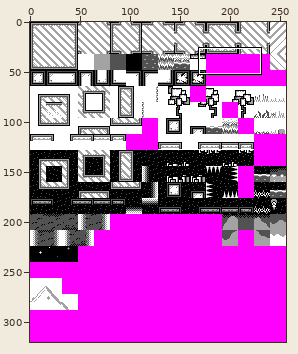
Two versions of one sprite sheet, src/data/blocks.def.png. The first picture is a wide view before the edit; the outline marks the close-up.
Close-up. Before the commit:
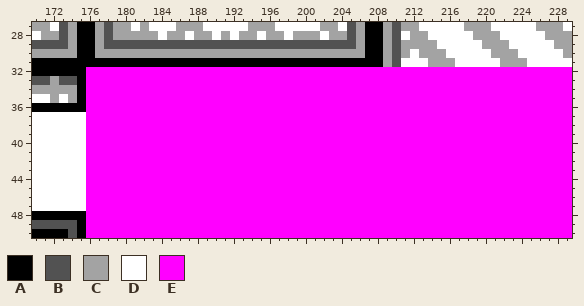
The file is 256x320 pixels. Shown: x 170..229, y 27..50.
Palette (. is transparent): A #000000  B #525252  C #a3a3a3  D #ffffff  E #ff00ff
Pixels before, first column x 170:
27 CCDBCAACBCCDCDDDCCCDDDDDCCCDDDDDCCDBCAACBCCDDDDDCCCDDDDDCCCD
28 DCCBCAACBCCCCCDCCDCCDCDCCDCCDCCCDCCBCAACBDCCDDDDDCCCDDDDDCCC
29 BBBBCAACBBBBBBBBBBBBBBBBBBBBBBBBBBBBCAACBCCCCDDDDDCCCDDDDDCC
30 CCCCCAACCCCCCCCCCCCCCCCCCCCCCCCCCCCCCAACBCDCCCDDDDDCCCDDDDDC
31 AAAAAAAAAAAAAAAAAAAAAAAAAAAAAAAAAAAAAAACBDDDCCCDDDDDCCCDDDDD
32 AAAAAAEEEEEEEEEEEEEEEEEEEEEEEEEEEEEEEEEEEEEEEEEEEEEEEEEEEEEE
33 BBCBBAEEEEEEEEEEEEEEEEEEEEEEEEEEEEEEEEEEEEEEEEEEEEEEEEEEEEEE
34 CCCCCAEEEEEEEEEEEEEEEEEEEEEEEEEEEEEEEEEEEEEEEEEEEEEEEEEEEEEE
35 DDCDCAEEEEEEEEEEEEEEEEEEEEEEEEEEEEEEEEEEEEEEEEEEEEEEEEEEEEEE
36 AAAAAAEEEEEEEEEEEEEEEEEEEEEEEEEEEEEEEEEEEEEEEEEEEEEEEEEEEEEE
37 DDDDDDEEEEEEEEEEEEEEEEEEEEEEEEEEEEEEEEEEEEEEEEEEEEEEEEEEEEEE
38 DDDDDDEEEEEEEEEEEEEEEEEEEEEEEEEEEEEEEEEEEEEEEEEEEEEEEEEEEEEE
39 DDDDDDEEEEEEEEEEEEEEEEEEEEEEEEEEEEEEEEEEEEEEEEEEEEEEEEEEEEEE
40 DDDDDDEEEEEEEEEEEEEEEEEEEEEEEEEEEEEEEEEEEEEEEEEEEEEEEEEEEEEE
41 DDDDDDEEEEEEEEEEEEEEEEEEEEEEEEEEEEEEEEEEEEEEEEEEEEEEEEEEEEEE
42 DDDDDDEEEEEEEEEEEEEEEEEEEEEEEEEEEEEEEEEEEEEEEEEEEEEEEEEEEEEE
43 DDDDDDEEEEEEEEEEEEEEEEEEEEEEEEEEEEEEEEEEEEEEEEEEEEEEEEEEEEEE
44 DDDDDDEEEEEEEEEEEEEEEEEEEEEEEEEEEEEEEEEEEEEEEEEEEEEEEEEEEEEE
45 DDDDDDEEEEEEEEEEEEEEEEEEEEEEEEEEEEEEEEEEEEEEEEEEEEEEEEEEEEEE
46 DDDDDDEEEEEEEEEEEEEEEEEEEEEEEEEEEEEEEEEEEEEEEEEEEEEEEEEEEEEE
47 DDDDDDEEEEEEEEEEEEEEEEEEEEEEEEEEEEEEEEEEEEEEEEEEEEEEEEEEEEEE
48 AAAAAAEEEEEEEEEEEEEEEEEEEEEEEEEEEEEEEEEEEEEEEEEEEEEEEEEEEEEE
49 BBBBBAEEEEEEEEEEEEEEEEEEEEEEEEEEEEEEEEEEEEEEEEEEEEEEEEEEEEEE
50 AAAABAEEEEEEEEEEEEEEEEEEEEEEEEEEEEEEEEEEEEEEEEEEEEEEEEEEEEEE
And afterwards:
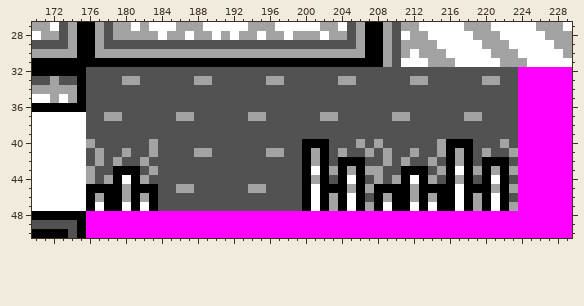
The exact change:
y 32: x 176..223 EEEEEEEEEEEEEEEEEEEEEEEEEEEEEEEEEEEEEEEEEEEEEEEE -> BBBBBBBBBBBBBBBBBBBBBBBBBBBBBBBBBBBBBBBBBBBBBBBB
y 33: x 176..223 EEEEEEEEEEEEEEEEEEEEEEEEEEEEEEEEEEEEEEEEEEEEEEEE -> BBBBCCBBBBBBCCBBBBBBCCBBBBBBCCBBBBBBCCBBBBBBCCBB
y 34..36: x 176..223 EEEEEEEEEEEEEEEEEEEEEEEEEEEEEEEEEEEEEEEEEEEEEEEE -> BBBBBBBBBBBBBBBBBBBBBBBBBBBBBBBBBBBBBBBBBBBBBBBB
y 37: x 176..223 EEEEEEEEEEEEEEEEEEEEEEEEEEEEEEEEEEEEEEEEEEEEEEEE -> BBCCBBBBBBCCBBBBBBCCBBBBBBCCBBBBBBCCBBBBBBCCBBBB
y 38..39: x 176..223 EEEEEEEEEEEEEEEEEEEEEEEEEEEEEEEEEEEEEEEEEEEEEEEE -> BBBBBBBBBBBBBBBBBBBBBBBBBBBBBBBBBBBBBBBBBBBBBBBB
y 40: x 176..223 EEEEEEEEEEEEEEEEEEEEEEEEEEEEEEEEEEEEEEEEEEEEEEEE -> CBBBBBBCBBBBBBBBBBBBBBBBAAABBBCBCBBBBBBCAAABBBCB
y 41: x 176..223 EEEEEEEEEEEEEEEEEEEEEEEEEEEEEEEEEEEEEEEEEEEEEEEE -> BCBBCBBCBBBBCCBBBBBBCCBBACABCBBCBCBBCBBCACABCBBC
y 42: x 176..223 EEEEEEEEEEEEEEEEEEEEEEEEEEEEEEEEEEEEEEEEEEEEEEEE -> BCBCBBCBBBBBBBBBBBBBBBBBACABAAABBCBCBBCBACABAAAB
y 43: x 176..223 EEEEEEEEEEEEEEEEEEEEEEEEEEEEEEEEEEEEEEEEEEEEEEEE -> CBBAAABCBBBBBBBBBBBBBBBBADACACACCBBAAABCADACACAC
y 44: x 176..223 EEEEEEEEEEEEEEEEEEEEEEEEEEEEEEEEEEEEEEEEEEEEEEEE -> CBCADACBBBBBBBBBBBBBBBBBACABADABCBCADACBACABADAB
y 45: x 176..223 EEEEEEEEEEEEEEEEEEEEEEEEEEEEEEEEEEEEEEEEEEEEEEEE -> AAAACAAABBCCBBBBBBCCBBBBADAAACACAAAACAAAADAAACAC
y 46: x 176..223 EEEEEEEEEEEEEEEEEEEEEEEEEEEEEEEEEEEEEEEEEEEEEEEE -> ACAACACABBBBBBBBBBBBBBBBADACADABACAACACAADACADAB
y 47: x 176..223 EEEEEEEEEEEEEEEEEEEEEEEEEEEEEEEEEEEEEEEEEEEEEEEE -> ADAADADABBBBBBBBBBBBBBBBADACADACADAADADAADACADAC
